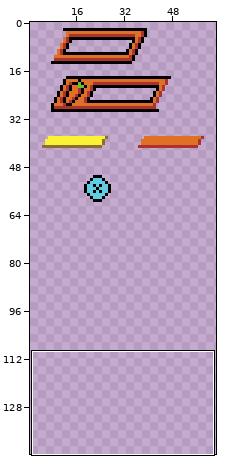
File history of a pixel-art file, src/hud/hud.aseprite. Above: a wide view before the commit, with the close-up outlined.
Close-up. First the earlier version:
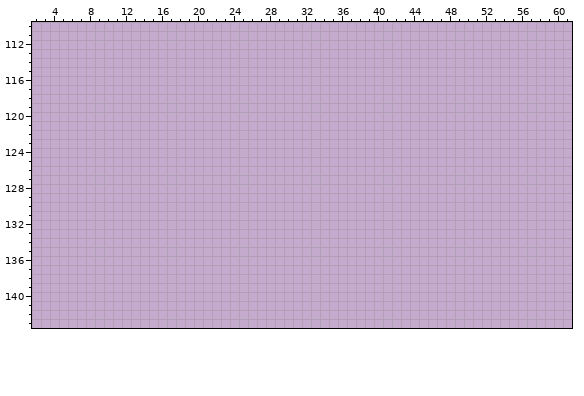
256x256 pixels, 1 frame. Shown: x 2..61, y 110..143. The wide view leaves out empty margins. The commit also changed other parts of the picture, which this record leaves out.
And afterwards:
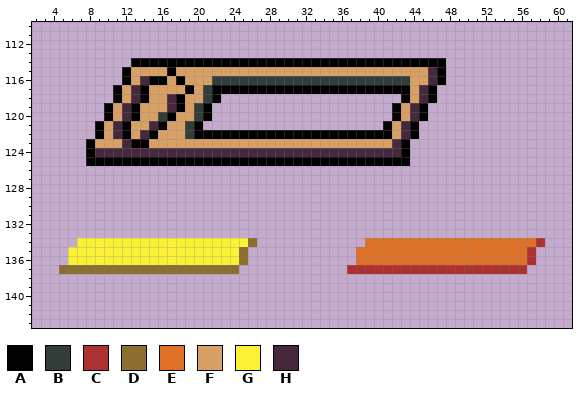
Palette (. is transparent): A #000000  B #323c39  C #ac3232  D #8a6f30  E #df7126  F #d9a066  G #fbf236  H #45283c
What changed:
Changed rows in their new state; - is an unchanged pixel.
first column x 8:
114 -----AAAAAAAAAAAAAAAAAAAAAAAAAAAAAAAAAAA
115 ----AFFFFAFFFFFFFFFFFFFFFFFFFFFFFFFFFFHA
116 ----AFHAAFAFFFBBBBBBBBBBBBBBBBBBBBBBFFHA
117 ---AFHAFFFFAFBAAAAAAAAAAAAAAAAAAAAAAFHA-
118 ---AFHAFFHAFFBA--------------------AFHA-
119 --AFHAFFFHAFBA--------------------AFHA--
120 --AFHAFFBAFFBA--------------------AFHA--
121 -AFHAFFHAFFBA--------------------AFHA---
122 -AFHAFHAFFFBAAAAAAAAAAAAAAAAAAAAAAFHA---
123 AFFFHAAFFFFFFFFFFFFFFFFFFFFFFFFFFFHA----
124 AHHHHHHHHHHHHHHHHHHHHHHHHHHHHHHHHHHA----
125 AAAAAAAAAAAAAAAAAAAAAAAAAAAAAAAAAAAA----
first column x 5:
134 --GGGGGGGGGGGGGGGGGGGD------------EEEEEEEEEEEEEEEEEEEC
135 -GGGGGGGGGGGGGGGGGGGD------------EEEEEEEEEEEEEEEEEEEC-
136 -GGGGGGGGGGGGGGGGGGGD------------EEEEEEEEEEEEEEEEEEEC-
137 DDDDDDDDDDDDDDDDDDDD------------CCCCCCCCCCCCCCCCCCCC--
Where, in picture pixels (left, top, right, bottom), the same in both close-ups:
added: (86, 58, 446, 166)
added: (59, 238, 257, 274)
added: (347, 238, 545, 274)
